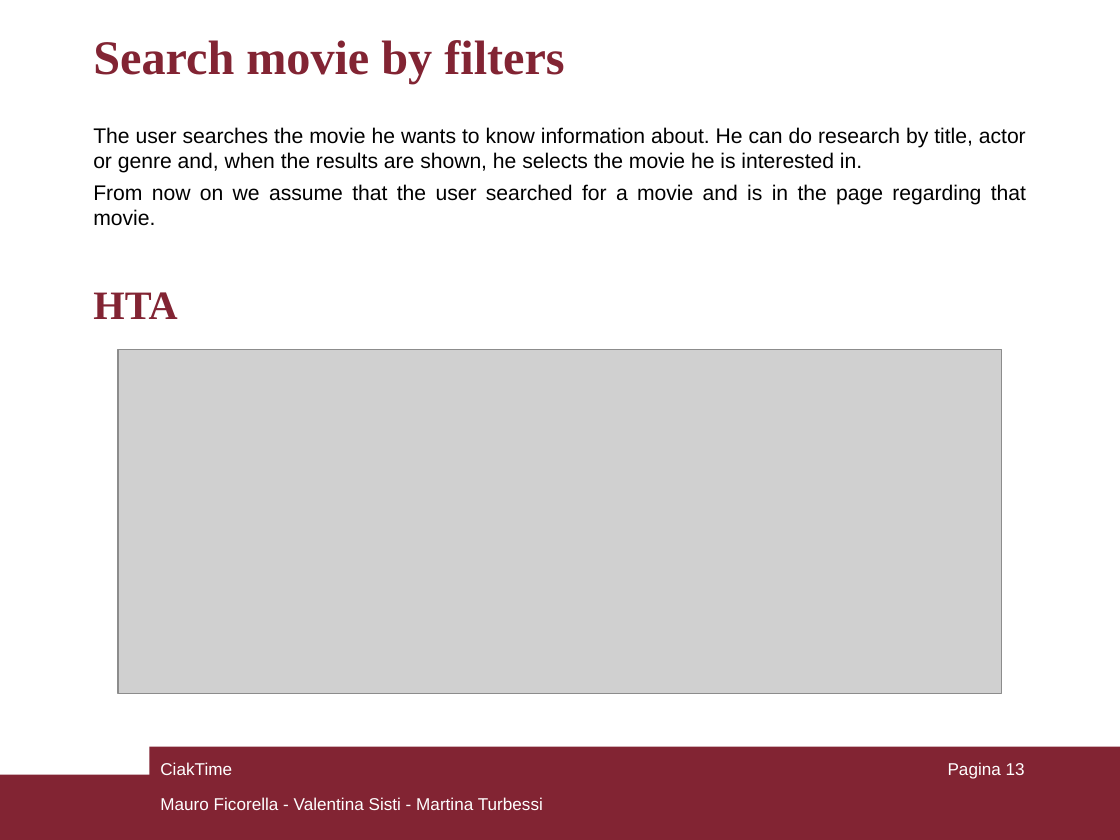
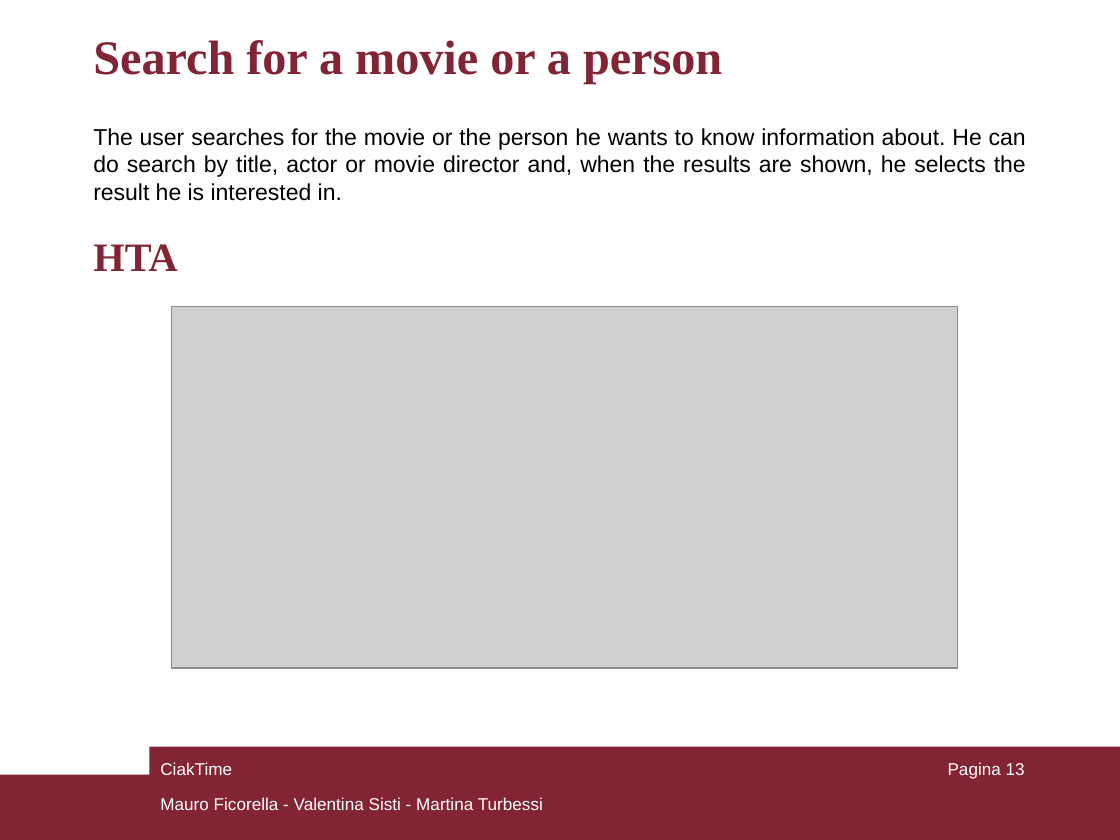
Before and after one commit to mauroficorella/Human-Computer-Interaction, a slide deck: slide 13 of Documentazione/CiakTime_HCI.ppt. Drawn at 1120x840 pixels with LibreOffice and Linux fonts; fonts in the diff are those of the drawing; grey boxes stand for pictures. Boxes give left, top, right and bottom in pixels: in the first picture for what was removed or moved away, otherwise in the second. Text is boxed around its words. In the diff, an @@ line names an element or a change of style, - is before the commit and + after.

```diff
--- a/Documentazione/CiakTime_HCI.ppt
+++ b/Documentazione/CiakTime_HCI.ppt
@@ text at (x1=93, y1=40, x2=722, y2=83): text changed @@
-Search movie by filters
+Search for a movie or a person
@@ text at (x1=93, y1=128, x2=1026, y2=201): text changed; size 13.6 to 14.8 pt @@
-The user searches the movie he wants to know information about. He can do research by title, actor or genre and, when the results are shown, he selects the movie he is interested in.
-From now on we assume that the user searched for a movie and is in the page regarding that movie.
+The user searches for the movie or the person he wants to know information about. He can do search by title, actor or movie director and, when the results are shown, he selects the result he is interested in.
@@ text "HTA" moved from (x1=93, y1=292, x2=177, y2=319) to (x1=93, y1=244, x2=177, y2=271) @@
@@ picture resized from (x1=118, y1=349, x2=1001, y2=693) to (x1=171, y1=307, x2=958, y2=669) @@
```
Also in this commit, not shown: 3 other slides changed, 1 slide added, 11 other files.
